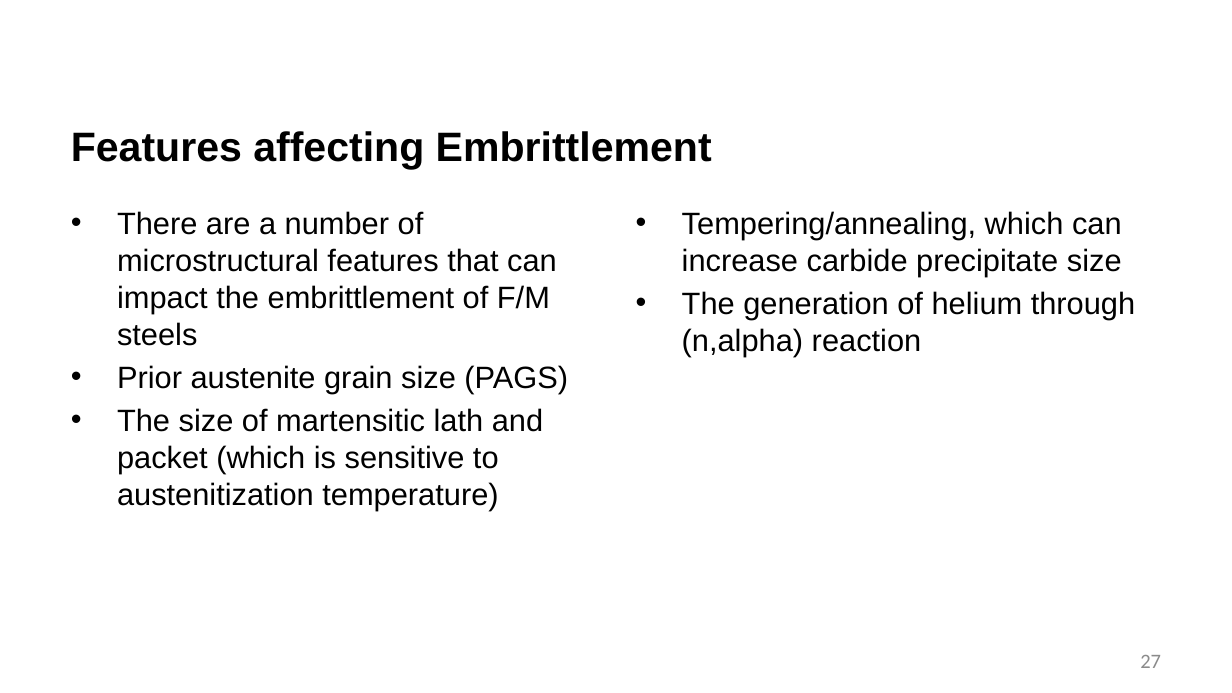
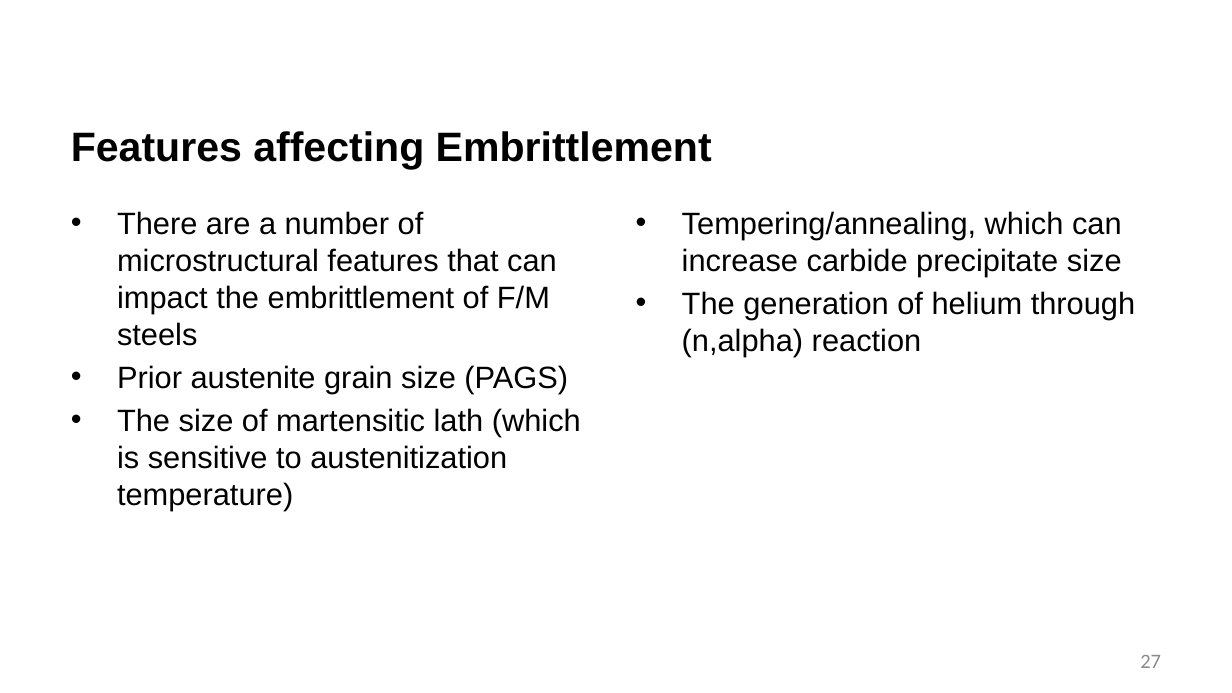
Before and after one commit to benbeeler/TEACHING, a slide deck: slide 27 of Advanced Reactor Materials/Fall2025/Lec18_AdvancedCladding.pptx. Drawn at 1232x693 pixels with LibreOffice and Linux fonts; fonts in the diff are those of the drawing; background and template pictures are left out. Boxes give left, top, right and bottom in pixels: in the first picture for what was removed or moved away, otherwise in the second. Text is boxed around its words. In the diff, an @@ line names an element or a change of style, - is before the commit and + after.

```diff
--- a/Advanced Reactor Materials/Fall2025/Lec18_AdvancedCladding.pptx
+++ b/Advanced Reactor Materials/Fall2025/Lec18_AdvancedCladding.pptx
@@ text at <box>117,408,581,510</box>: text changed @@
-• The size of martensitic lath and packet (which is sensitive to austenitization temperature)
+• The size of martensitic lath (which is sensitive to austenitization temperature)
```
Also in this commit, not shown: 4 other slides changed, 3 slides removed, 12 other files.
